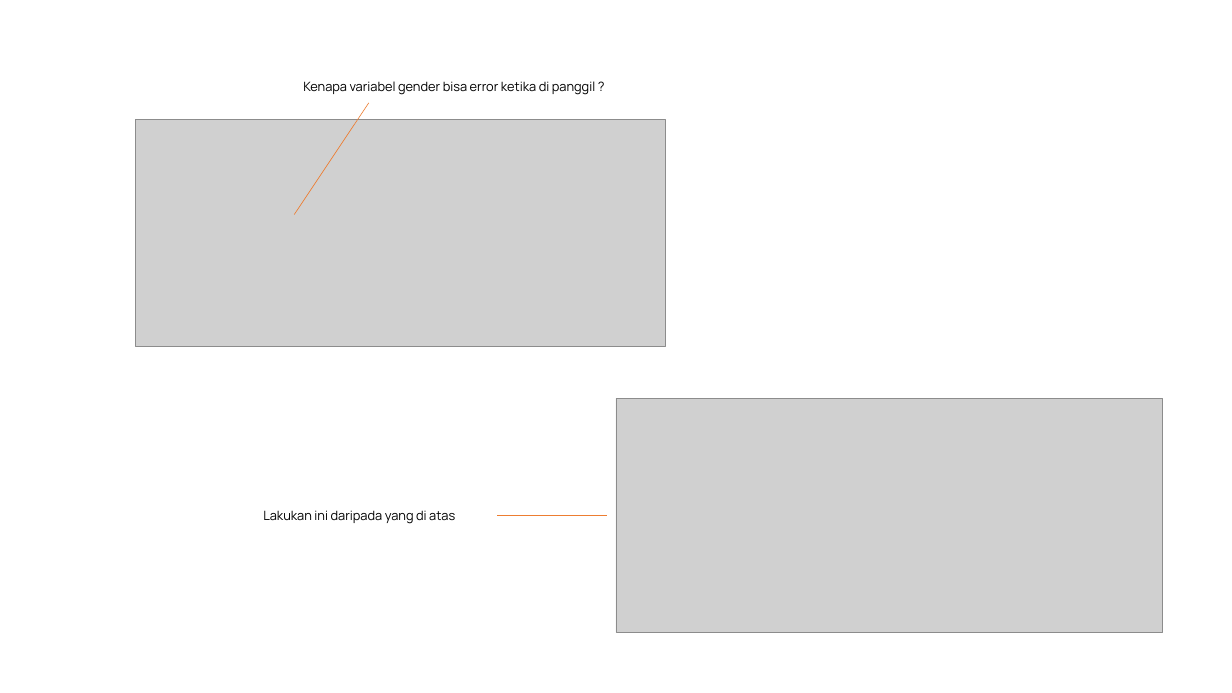
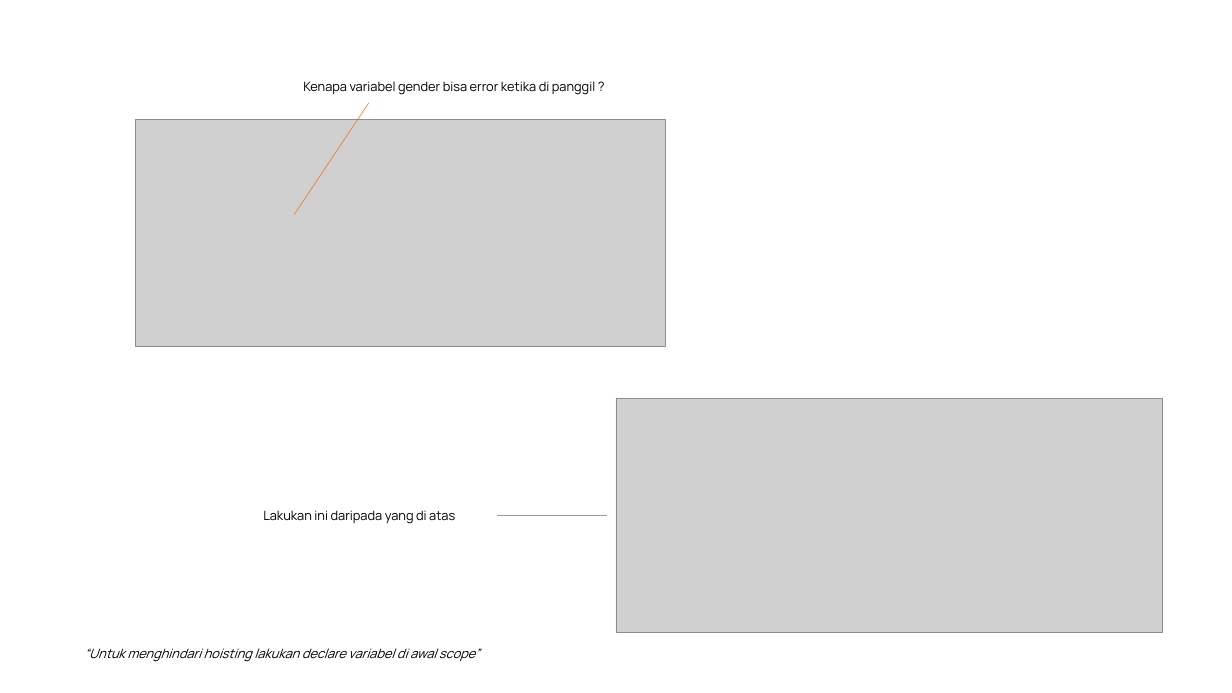
Before and after one commit to saddam-satria/learning-material, a slide deck: slide 4 of march/week-1/meeting-2/PPT.pptx. Drawn at 1232x693 pixels with LibreOffice and Linux fonts; fonts in the diff are those of the drawing; grey boxes stand for pictures. Boxes give left, top, right and bottom in pixels: in the first picture for what was removed or moved away, otherwise in the second. Text is boxed around its words. In the diff, an @@ line names an element or a change of style, - is before the commit and + after.

```diff
--- a/march/week-1/meeting-2/PPT.pptx
+++ b/march/week-1/meeting-2/PPT.pptx
@@ text added at <box>84,648,480,662</box>, 10 pt, text #000000, italic @@
+“Untuk menghindari hoisting lakukan declare variabel di awal scope”
```
Also in this commit, not shown: 1 other slide changed, 1 slide added, 2 other files.
